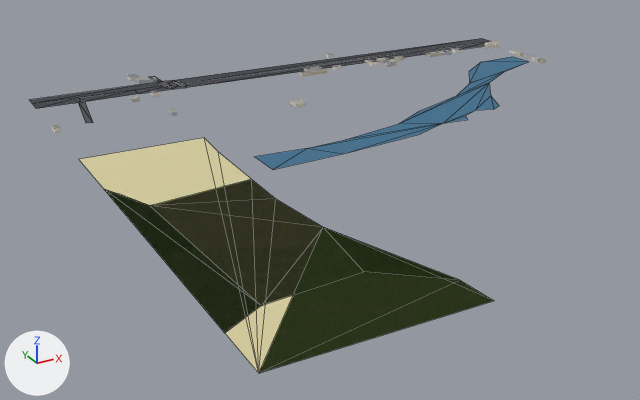
Before and after pictures for a commit that changed the glTF model public/tiles/-1_-1.lod1.glb.
One viewpoint serves both versions: a camera (50 mm lens) standing at (-390.0, -562.0, 236.0) and looking at (-72.0, 15.0, -52.0). Lighting does not change. The marker at lower left points along +X, +Y and +Z. The first picture is the older version. Mesh edges are drawn as thin lines on the coarser meshes. Where no turn or scale is listed for an object, it has been applied to the vertices. Vertices at exactly the same position are counted once.

Names of what the first picture shows: 'buildings_roofs', 'buildings_walls', 'landuse', 'roads', 'water'.
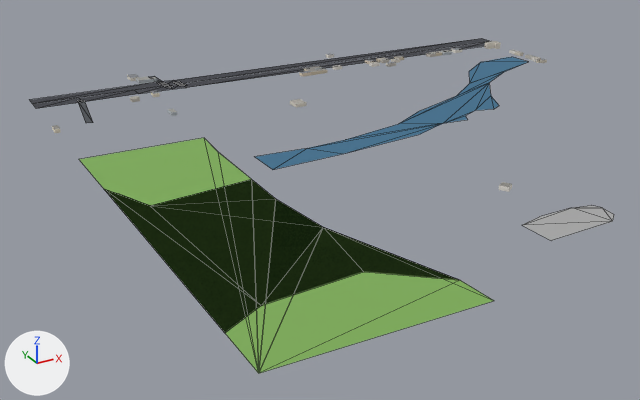
Where the newer file only moved an object's origin or applied its transform, the numbers keep the older frame.

Patch to the scene script:
```diff
--- a/public/tiles/-1_-1.lod1.glb.py
+++ b/public/tiles/-1_-1.lod1.glb.py
@@ me_landuse @@
 # used by ob_landuse; location = (-181.7, -94.2, 0.0)
 # verts and faces of me_landuse; kept vertices keep their numbers, new ones are numbered from 15
-me_landuse.from_pydata(...)  # 15 vertices, 17 faces; spans x -68.0..68.0, y -156.0..156.0, z 0.0
+me_landuse.from_pydata(...)  # 32 vertices, 28 faces; spans x -68.0..206.0, y -156.0..156.0, z 0.0
+# me_landuse part 1
+# 7 faces are deleted
+# 9 vertices are added at x -68.0..68.0, y -156.0..156.0, z 0.0
+# 12 new faces join them
+# me_landuse part 2
+verts[24] = (197.0, -114.0, 0.0)  # pixel (612, 221)
+verts[25] = (143.0, -90.0, 0.0)  # pixel (521, 225)
+verts[26] = (144.0, -116.0, 0.0)  # pixel (551, 240)
+verts[27] = (189.0, -86.0, 0.0)  # pixel (571, 207)
+verts[28] = (161.0, -86.0, 0.0)  # pixel (539, 216)
+verts[29] = (206.0, -95.0, 0.0)  # pixel (602, 207)
+verts[30] = (203.0, -89.0, 0.0)  # pixel (591, 205)
+verts[31] = (205.0, -106.0, 0.0)  # pixel (614, 214)
+faces += [(24, 25, 26), (24, 27, 25), (25, 27, 28), (24, 29, 27), (27, 29, 30), (24, 31, 29)]
 me_landuse.materials.append(mat_landuse)
```

Location of each change, (x1, y1, x2, y2) in pixels of the pictures (640 x 400 px):
'landuse', reshaped (29% wider): before (79, 138, 494, 373); after (79, 138, 614, 373)
part 1 of me_landuse, reshaped: before (152, 182, 494, 373); after (79, 138, 494, 373)
part 2 of me_landuse, added: after (523, 205, 614, 241)
